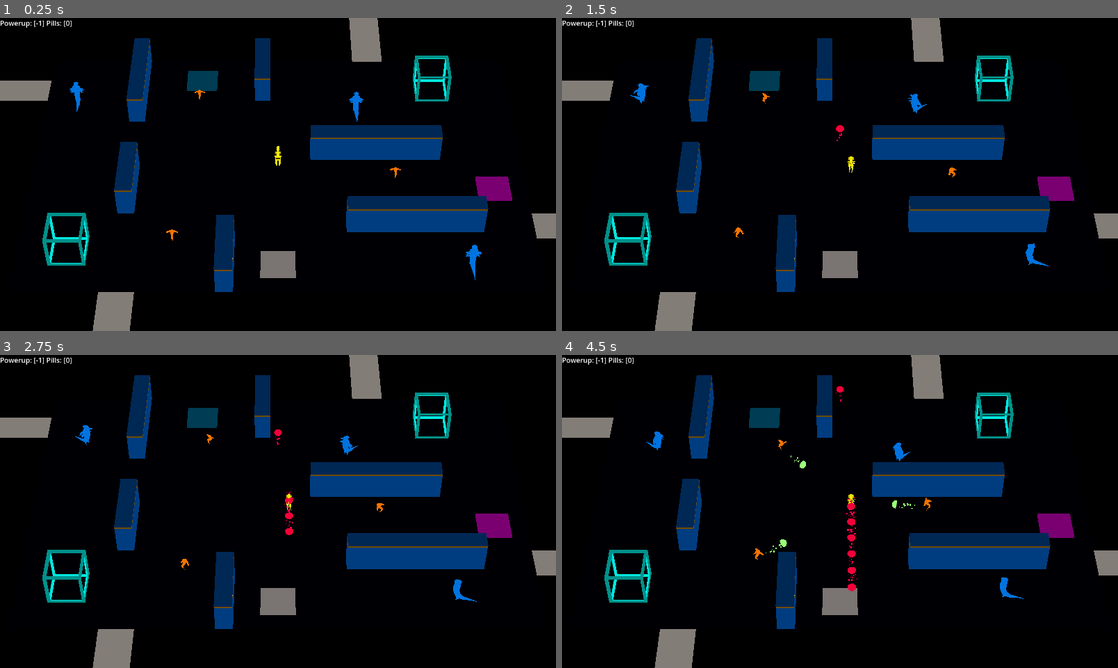
Above: before the commit, frames 1-4 (two rows, left to right).
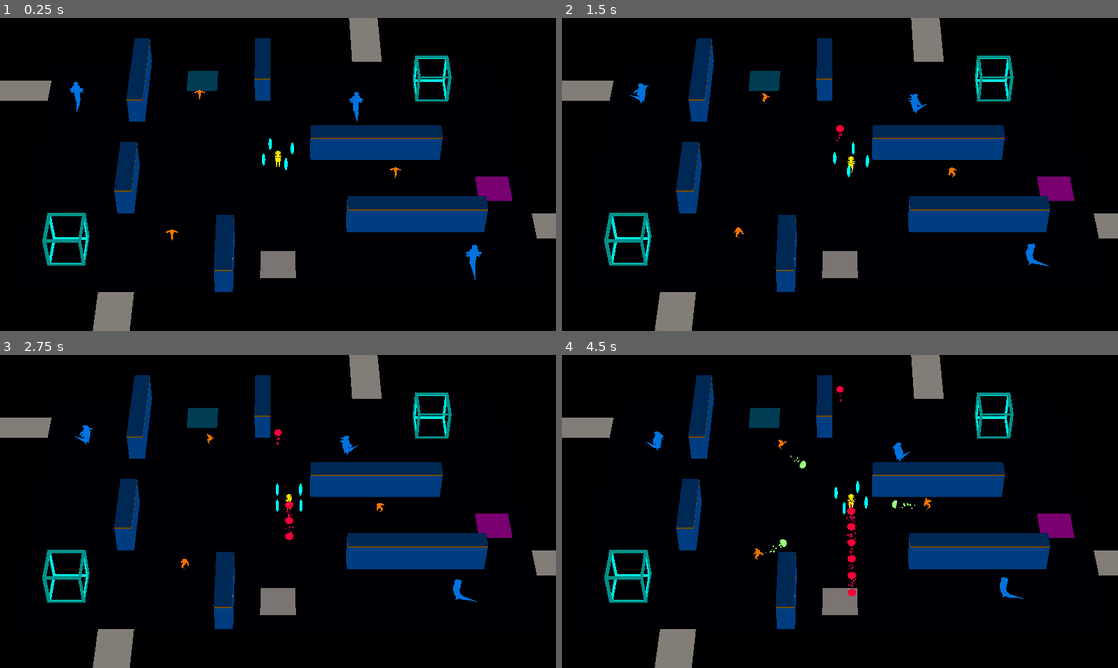
Above: after the commit, the same moments.

Repository: ralabate/30ddl
Game: Godot game, scene res://main.tscn
Two runs of this game, one before a commit and one after it. Both use one fixed random seed, a clock stepped at 60 frames per second and the inputs below.
Inputs:
- Up to frame 1 (0.25 s): no input
- Up to frame 2 (1.5 s): tap Enter (ui_accept) at 0.5 s; hold Right (ui_right) 0.53-1.28 s; hold Enter (ui_accept) 0.53-1.28 s; hold Down (ui_down) from 1.28 s (still down); tap A (player_mine) at 1.35 s
- Up to frame 3 (2.75 s): tap Enter (ui_accept) at 1.52, 1.55, 1.82 s; release Down (ui_down) at 2.03 s; hold Right (ui_right) from 2.03 s (still down); hold Enter (ui_accept) from 2.03 s (still down)
- Up to frame 4 (4.5 s): release Right (ui_right) at 2.78 s; release Enter (ui_accept) at 2.78 s; hold Up (ui_up) 2.78-3.53 s; tap A (player_mine) at 2.85, 4.35 s; tap Enter (ui_accept) at 3.02, 3.05, 3.32 s; hold Enter (ui_accept) 3.53-4.28 s; hold Left (ui_left) from 3.53 s (still down)

The runs differ from the first frame. In frame 1, 0.2% of the frame differs, in the area x 0-53%, y 0-49%; in frame 2, 0.2%; in frame 3, 0.3%; in frame 4, 0.5%, in the area x 0-55%, y 0-78%.
Error in both runs: Invalid access of index '1' on a base object of type: 'Array[Dictionary]'. (res://common/log.gd:9)

Commit message:
wip egg shields

Diff:
--- a/gauntlet/level/level.gd
+++ b/gauntlet/level/level.gd
@@ -83,7 +83,7 @@
 	var bullet = bullet_template.instantiate()
 	bullet.add_to_group("bullets")
 	add_child(bullet)
-	bullet.rotation = rotation
+	bullet.look_at(rotation)
 	bullet.position = location
 
 
--- /dev/null
+++ b/gauntlet/player/egg_inventory.gd
@@ -0,0 +1,25 @@
+extends Node3D
+
+
+@export var rotation_rate = 2.0
+
+
+# Called when the node enters the scene tree for the first time.
+func _ready() -> void:
+	for child in get_children():
+		if child is Area3D:
+			child.body_entered.connect(_on_body_entered_egg.bind(child))
+
+
+# Called every frame. 'delta' is the elapsed time since the previous frame.
+func _process(delta: float) -> void:
+	pass
+
+
+func _physics_process(delta: float) -> void:
+	rotate_y(rotation_rate * delta)
+
+
+func _on_body_entered_egg(body: Node3D, egg: Node3D):
+	body.queue_free()
+	egg.queue_free()
--- /dev/null
+++ b/gauntlet/player/egg_shield.tscn
@@ -0,0 +1,21 @@
+[gd_scene load_steps=4 format=3 uid="uid://bu2q4g6nb3e5p"]
+
+[sub_resource type="SphereShape3D" id="SphereShape3D_g6sh6"]
+
+[sub_resource type="StandardMaterial3D" id="StandardMaterial3D_k5uf1"]
+shading_mode = 0
+albedo_color = Color(0, 1, 1, 1)
+
+[sub_resource type="SphereMesh" id="SphereMesh_7hn67"]
+material = SubResource("StandardMaterial3D_k5uf1")
+radius = 0.1
+
+[node name="EggShield" type="Area3D"]
+collision_layer = 2
+collision_mask = 12
+
+[node name="CollisionShape3D" type="CollisionShape3D" parent="."]
+shape = SubResource("SphereShape3D_g6sh6")
+
+[node name="MeshInstance3D" type="MeshInstance3D" parent="."]
+mesh = SubResource("SphereMesh_7hn67")
--- a/gauntlet/player/player.gd
+++ b/gauntlet/player/player.gd
@@ -34,6 +34,7 @@
 
 var can_shoot = true
 var shot_timer: Timer
+var shot_direction: Vector3
 
 var current_animated_mesh: Node3D
 
@@ -57,10 +58,6 @@
 	play_animation(lizardprince_idle)
 
 
-func _process(delta: float) -> void:
-	$DebugLabel.text = "Powerup: [%s] Pills: [%s]" % [current_powerup, pill_count]
-
-
 func _physics_process(delta: float) -> void:
 	# Block input when in a cutscene (aka playing dying or winning anim)
 	if current_animated_mesh.name == "lizardprince_win" or current_animated_mesh.name == "lizardprince_die":
@@ -70,7 +67,7 @@
 	if Input.is_action_pressed("ui_accept") and can_shoot:
 		shoot.emit(
 				bullet_template,
-				rotation,
+				shot_direction,
 				transform.origin + transform.basis.z * 0.2
 			)
 		can_shoot = false
@@ -103,14 +100,13 @@
 
 	if direction:
 		# Rotate to face the direction we're moving
-		rotation.y = atan2(-direction.x, -direction.z)
-
+		current_animated_mesh.rotation.y = atan2(direction.x, direction.z)
 		self.velocity.x = direction.x * SPEED
 		self.velocity.z = direction.z * SPEED
-
+		shot_direction = direction
 	else:
-		self.velocity.x = move_toward(velocity.x, 0, SPEED)
-		self.velocity.z = move_toward(velocity.z, 0, SPEED)
+		self.velocity.x = 0
+		self.velocity.z = 0
 
 	# Do it
 	move_and_slide()
--- a/gauntlet/player/player.tscn
+++ b/gauntlet/player/player.tscn
@@ -7,6 +7,8 @@
 [ext_resource type="PackedScene" uid="uid://j46pen4qekfx" path="res://player/imported/lizardprince_win.glb" id="4_qjkh3"]
 [ext_resource type="PackedScene" uid="uid://d1700w1hqtitw" path="res://player/imported/lizardprince_attack.glb" id="4_yw30f"]
 [ext_resource type="PackedScene" uid="uid://bbol6uo23fllb" path="res://player/imported/lizardprince_die.glb" id="5_boad6"]
+[ext_resource type="Script" uid="uid://bfmc1ypl5qbc1" path="res://player/egg_inventory.gd" id="8_rgyib"]
+[ext_resource type="PackedScene" uid="uid://bu2q4g6nb3e5p" path="res://player/egg_shield.tscn" id="9_hg6s5"]
 
 [sub_resource type="CapsuleShape3D" id="CapsuleShape3D_sh265"]
 radius = 0.216171
@@ -22,11 +24,11 @@
 
 [node name="lizardprince_idle" parent="." instance=ExtResource("2_rkbax")]
 unique_name_in_owner = true
-transform = Transform3D(-1, 0, -8.74228e-08, 0, 1, 0, 8.74228e-08, 0, -1, 0, -1, 0)
+transform = Transform3D(1, 0, 0, 0, 1, 0, 0, 0, 1, 0, -1, 0)
 
 [node name="lizardprince_attack" parent="." instance=ExtResource("4_yw30f")]
 unique_name_in_owner = true
-transform = Transform3D(-1, 0, -8.74228e-08, 0, 1, 0, 8.74228e-08, 0, -1, 0, -1, 0)
+transform = Transform3D(1, 0, 0, 0, 1, 0, 0, 0, 1, 0, -1, 0)
 
 [node name="lizardprince_die" parent="." instance=ExtResource("5_boad6")]
 unique_name_in_owner = true
@@ -34,7 +36,7 @@
 
 [node name="lizardprince_win" parent="." instance=ExtResource("4_qjkh3")]
 unique_name_in_owner = true
-transform = Transform3D(-1, 0, 8.74228e-08, 0, 1, 0, -8.74228e-08, 0, -1, 0, -1, 0)
+transform = Transform3D(1, 0, 0, 0, 1, 0, 0, 0, 1, 0, -1, 0)
 
 [node name="HealthComponent" type="Node" parent="."]
 unique_name_in_owner = true
@@ -52,4 +54,19 @@
 offset_right = 40.0
 offset_bottom = 23.0
 
+[node name="EggInventory" type="Node3D" parent="."]
+script = ExtResource("8_rgyib")
+
+[node name="EggShield" parent="EggInventory" instance=ExtResource("9_hg6s5")]
+transform = Transform3D(1, 0, 0, 0, 1, 0, 0, 0, 1, 0, 0, 1)
+
+[node name="EggShield2" parent="EggInventory" instance=ExtResource("9_hg6s5")]
+transform = Transform3D(1, 0, 0, 0, 1, 0, 0, 0, 1, 0, 0, -1)
+
+[node name="EggShield3" parent="EggInventory" instance=ExtResource("9_hg6s5")]
+transform = Transform3D(1, 0, 0, 0, 1, 0, 0, 0, 1, 1, 0, 0)
+
+[node name="EggShield4" parent="EggInventory" instance=ExtResource("9_hg6s5")]
+transform = Transform3D(1, 0, 0, 0, 1, 0, 0, 0, 1, -1, 0, 0)
+
 [editable path="lizardprince_win"]
Not shown, added: gauntlet/player/egg_inventory.gd.uid
Not shown: 1 places in gauntlet/player/player.tscn that only renumber resources
